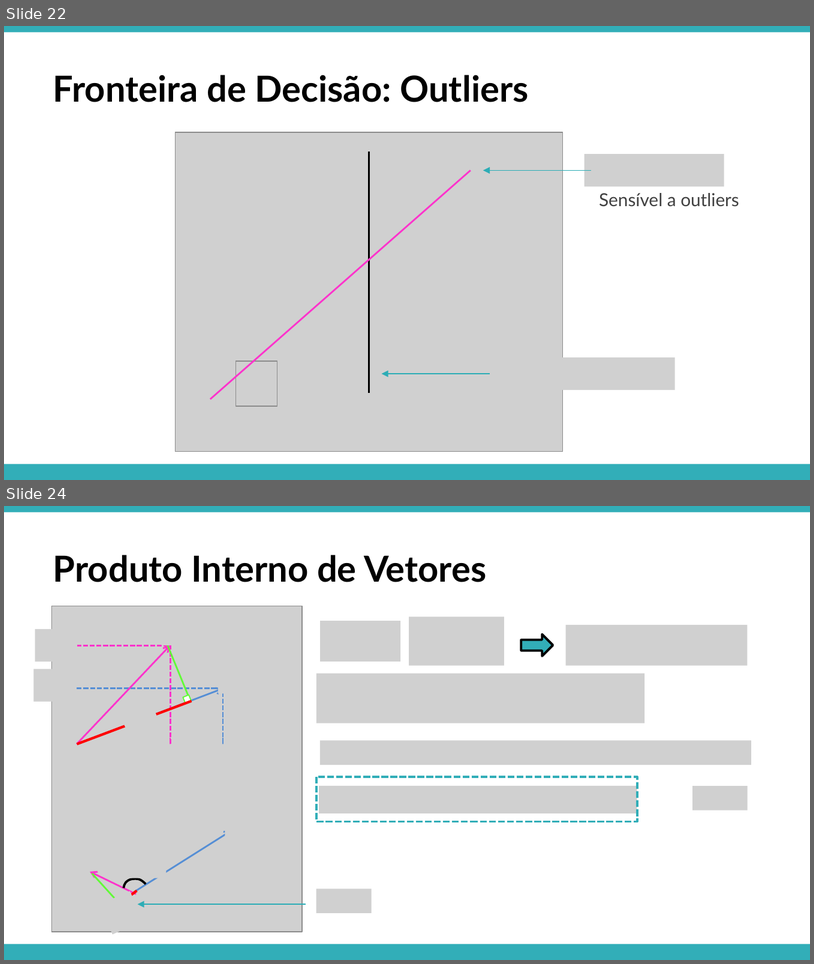
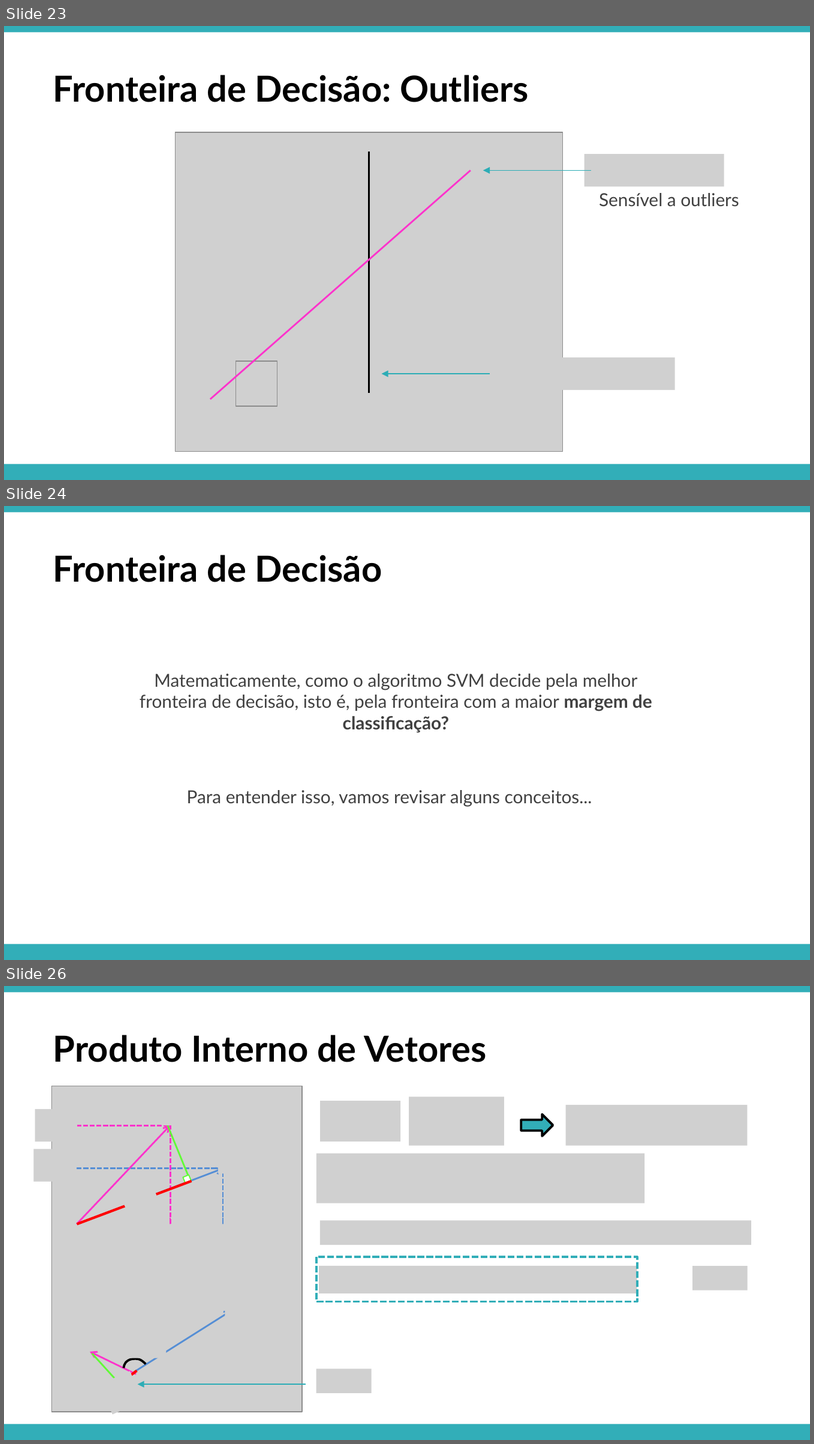
Before and after one commit to APILASTRI/coursera-stanford, a slide deck: machine-learning/notations/semana-7/presentation/11-svm.pptx. Shown one above the other, each under a label of ours: slides 22 and 24 before the commit, slides 23, 24 and 26 after it; the slides between them are not shown. The pictures are 814x964 and 814x1444 pixels, drawn with LibreOffice and Linux fonts; fonts in the diff are those of the drawing; grey boxes stand for pictures. Boxes give left, top, right and bottom in pixels: in the first picture for what was removed or moved away, otherwise in the second. Text is boxed around its words. In the diff, an @@ line names an element or a change of style, - is before the commit and + after.

```diff
--- a/machine-learning/notations/semana-7/presentation/11-svm.pptx
+++ b/machine-learning/notations/semana-7/presentation/11-svm.pptx
@@ slide 24 added at <box>4,506,810,960</box>, background #FFFFFF; not listed: 2 template elements that a slide beside it also shows @@
@@ text added at <box>53,555,383,582</box>, 32 pt, text #000000, bold @@
+Fronteira de Decisão
@@ text added at <box>140,673,653,733</box>, 16 pt, text #404040 @@
+Matematicamente, como o algoritmo SVM decide pela melhor fronteira de decisão, isto é, pela fronteira com a maior margem de classificação?
@@ text added at <box>187,790,593,807</box>, 16 pt, text #404040 @@
+Para entender isso, vamos revisar alguns conceitos...
@@ what was slide 22 is now slide 23 @@
@@ what was slide 24 is now slide 26 @@
```
Also in this commit, not shown: 1 slide changed, 1 other slide added, 46 other files.
